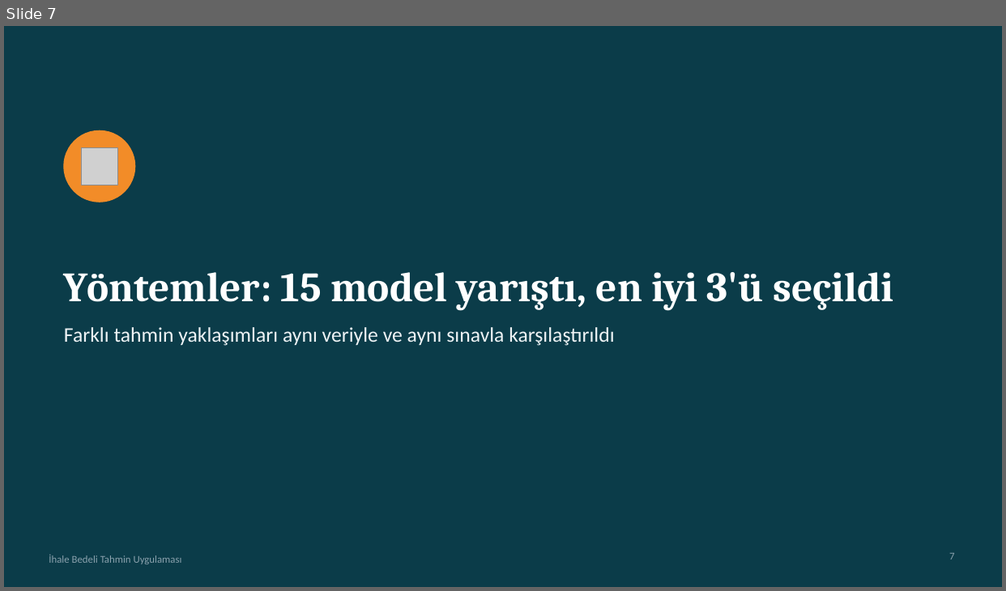
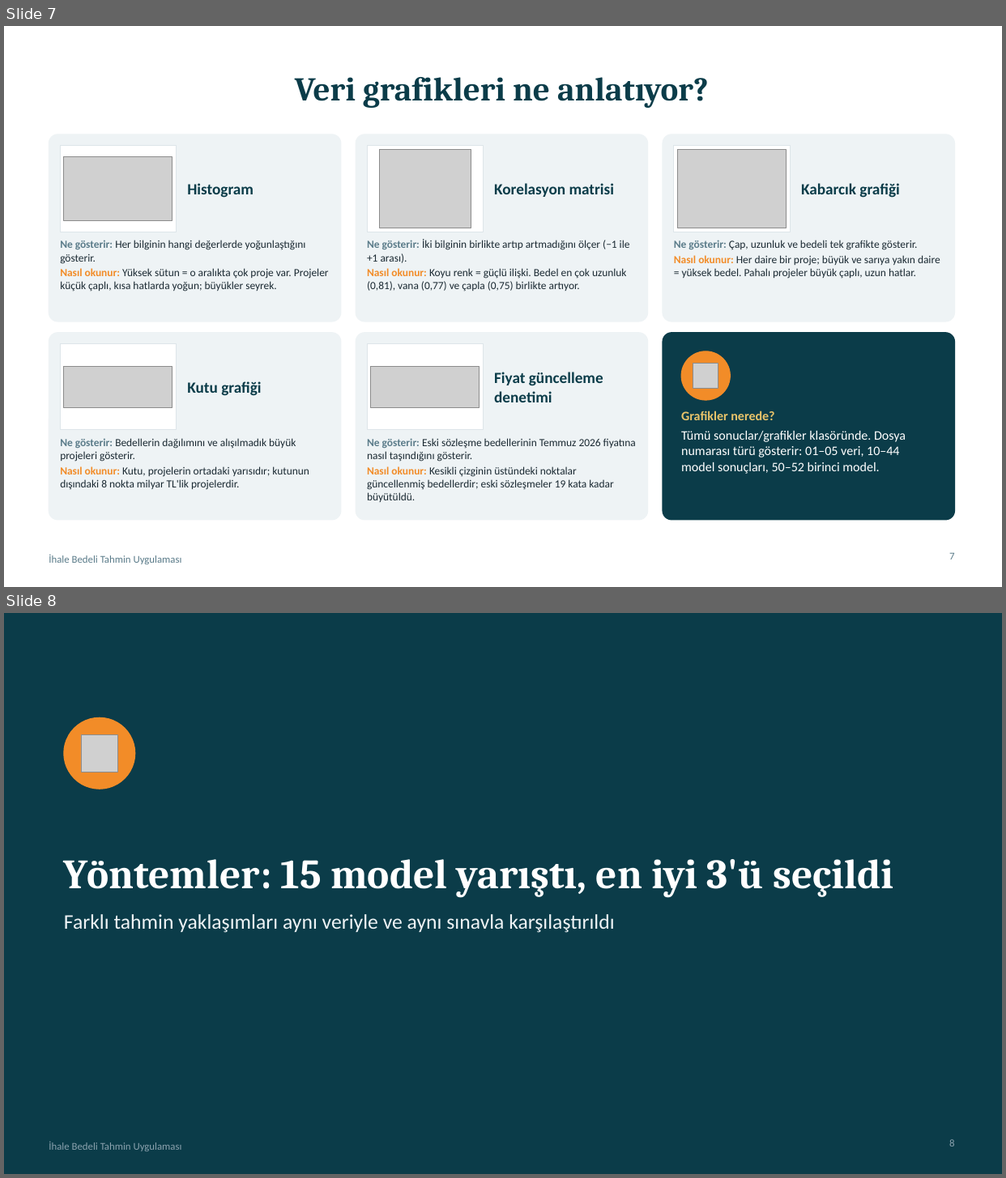
Before and after one commit to furkanatlan/ihale_tahmin, a slide deck: sunum/ihale_tahmin_sunumu.pptx. Shown one above the other, each under a label of ours: slide 7 before the commit, slides 7 and 8 after it. The pictures are 1006x591 and 1006x1178 pixels, drawn with LibreOffice and Linux fonts; fonts in the diff are those of the drawing; grey boxes stand for pictures. Boxes give left, top, right and bottom in pixels: in the first picture for what was removed or moved away, otherwise in the second. Text is boxed around its words. In the diff, an @@ line names an element or a change of style, - is before the commit and + after.

```diff
--- a/sunum/ihale_tahmin_sunumu.pptx
+++ b/sunum/ihale_tahmin_sunumu.pptx
@@ slide 7 added at [4, 26, 1002, 587], background #FFFFFF @@
@@ title added at [295, 77, 709, 108], 32 pt, text #0B3C49, bold @@
+Veri grafikleri ne anlatıyor?
@@ rounded rectangle added at [49, 135, 341, 322], fill #EEF3F5, outline #EEF3F5 1 pt @@
@@ rectangle added at [60, 146, 177, 232], fill #FFFFFF, outline #DDE5E9 0.75 pt @@
@@ rounded rectangle added at [356, 135, 648, 322], fill #EEF3F5, outline #EEF3F5 1 pt @@
@@ rectangle added at [367, 146, 484, 232], fill #FFFFFF, outline #DDE5E9 0.75 pt @@
@@ rounded rectangle added at [663, 135, 955, 322], fill #EEF3F5, outline #EEF3F5 1 pt @@
@@ rectangle added at [674, 146, 790, 232], fill #FFFFFF, outline #DDE5E9 0.75 pt @@
@@ picture added at [64, 157, 172, 220] @@
@@ picture added at [379, 149, 471, 228] @@
@@ picture added at [678, 149, 786, 228] @@
@@ text added at [187, 183, 253, 198], 15 pt, text #0B3C49, bold @@
+Histogram
@@ text added at [494, 183, 615, 197], 15 pt, text #0B3C49, bold @@
+Korelasyon matrisi
@@ text added at [801, 183, 899, 198], 15 pt, text #0B3C49, bold @@
+Kabarcık grafiği
@@ text added at [60, 240, 329, 292], 10.5 pt, text #1B2A33 @@
+Ne gösterir: Her bilginin hangi değerlerde yoğunlaştığını gösterir.
+Nasıl okunur: Yüksek sütun = o aralıkta çok proje var. Projeler küçük çaplı, kısa hatlarda yoğun; büyükler seyrek.
@@ text added at [367, 239, 630, 292], 10.5 pt, text #1B2A33 @@
+Ne gösterir: İki bilginin birlikte artıp artmadığını ölçer (−1 ile +1 arası).
+Nasıl okunur: Koyu renk = güçlü ilişki. Bedel en çok uzunluk (0,81), vana (0,77) ve çapla (0,75) birlikte artıyor.
@@ text added at [674, 240, 940, 279], 10.5 pt, text #1B2A33 @@
+Ne gösterir: Çap, uzunluk ve bedeli tek grafikte gösterir.
+Nasıl okunur: Her daire bir proje; büyük ve sarıya yakın daire = yüksek bedel. Pahalı projeler büyük çaplı, uzun hatlar.
@@ rounded rectangle added at [49, 333, 341, 520], fill #EEF3F5, outline #EEF3F5 1 pt @@
@@ rounded rectangle added at [356, 333, 648, 520], fill #EEF3F5, outline #EEF3F5 1 pt @@
@@ rounded rectangle added at [663, 333, 955, 520], fill #0B3C49, outline #0B3C49 1 pt @@
@@ rectangle added at [60, 344, 177, 430], fill #FFFFFF, outline #DDE5E9 0.75 pt @@
@@ rectangle added at [367, 344, 484, 430], fill #FFFFFF, outline #DDE5E9 0.75 pt @@
@@ ellipse added at [681, 352, 731, 400], fill #F28C28, outline #F28C28 1 pt @@
@@ picture added at [693, 364, 719, 389] @@
@@ picture added at [64, 367, 172, 408] @@
@@ text added at [187, 382, 261, 396], 15 pt, text #0B3C49, bold @@
+Kutu grafiği
@@ picture added at [371, 367, 479, 408] @@
@@ text added at [494, 372, 603, 403], 15 pt, text #0B3C49, bold @@
+Fiyat güncelleme denetimi
@@ text added at [681, 411, 906, 474], 12.5 pt, text #FFFFFF @@
+Grafikler nerede?
+Tümü sonuclar/grafikler klasöründe. Dosya numarası türü gösterir: 01–05 veri, 10–44 model sonuçları, 50–52 birinci model.
@@ text added at [60, 438, 309, 490], 10.5 pt, text #1B2A33 @@
+Ne gösterir: Bedellerin dağılımını ve alışılmadık büyük projeleri gösterir.
+Nasıl okunur: Kutu, projelerin ortadaki yarısıdır; kutunun dışındaki 8 nokta milyar TL'lik projelerdir.
@@ text added at [367, 438, 636, 502], 10.5 pt, text #1B2A33 @@
+Ne gösterir: Eski sözleşme bedellerinin Temmuz 2026 fiyatına nasıl taşındığını gösterir.
+Nasıl okunur: Kesikli çizginin üstündeki noktalar güncellenmiş bedellerdir; eski sözleşmeler 19 kata kadar büyütüldü.
@@ text added at [49, 554, 182, 565], 10 pt, text #5B7C8A @@
+İhale Bedeli Tahmin Uygulaması
@@ page number added at [949, 553, 954, 560], 10 pt, text #5B7C8A @@
+7
@@ what was slide 7 is now slide 8 @@
@@ page number at [949, 1139, 954, 1147]: text changed @@
-7
+8
```
Also in this commit, not shown: 2 slides changed, 2 other slides added.
